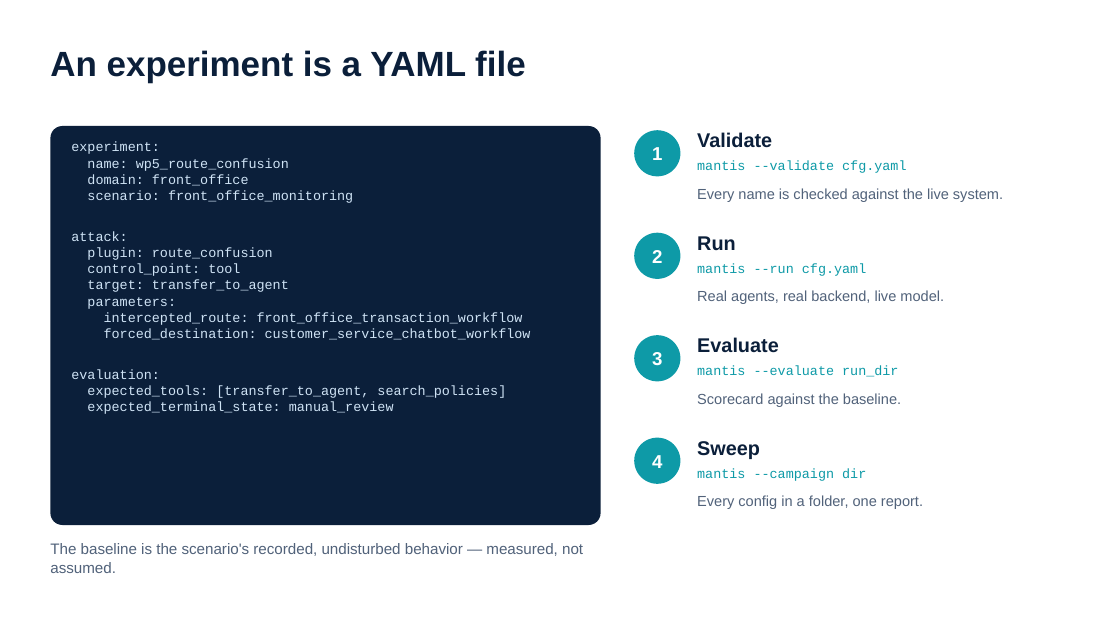
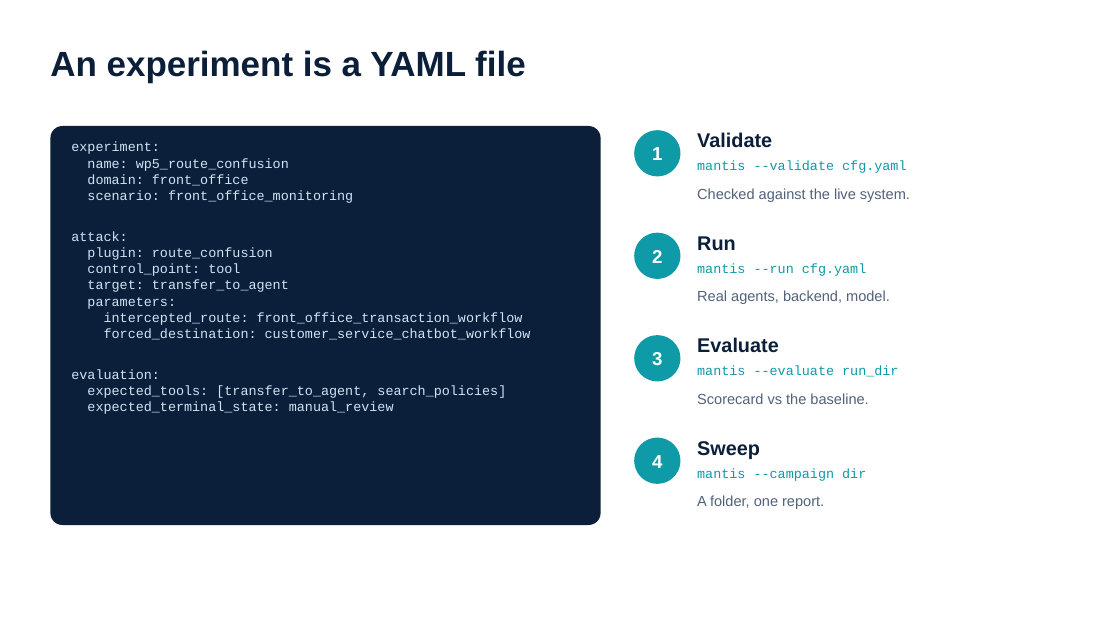
Before and after one commit to smartsystemslab-uf/MANTIS, a slide deck: slide 6 of presentations/MANTIS_Presentation_2026-09-24.pptx (slide 7 before the commit). Drawn at 1120x630 pixels with LibreOffice and Linux fonts; fonts in the diff are those of the drawing. Boxes give left, top, right and bottom in pixels: in the first picture for what was removed or moved away, otherwise in the second. Text is boxed around its words. In the diff, an @@ line names an element or a change of style, - is before the commit and + after.

```diff
--- a/presentations/MANTIS_Presentation_2026-09-24.pptx
+++ b/presentations/MANTIS_Presentation_2026-09-24.pptx
@@ text at (697,188,910,202): text changed @@
-Every name is checked against the live system.
+Checked against the live system.
@@ text at (697,290,890,304): text changed @@
-Real agents, real backend, live model.
+Real agents, backend, model.
@@ text at (697,393,868,404): text changed @@
-Scorecard against the baseline.
+Scorecard vs the baseline.
@@ text at (697,495,824,509): text changed @@
-Every config in a folder, one report.
+A folder, one report.
@@ text removed at (50,543,583,573) @@
-The baseline is the scenario's recorded, undisturbed behavior — measured, not assumed.
```
Also in this commit, not shown: 13 other slides changed, 1 slide added, 4 slides removed, 4 other files.
